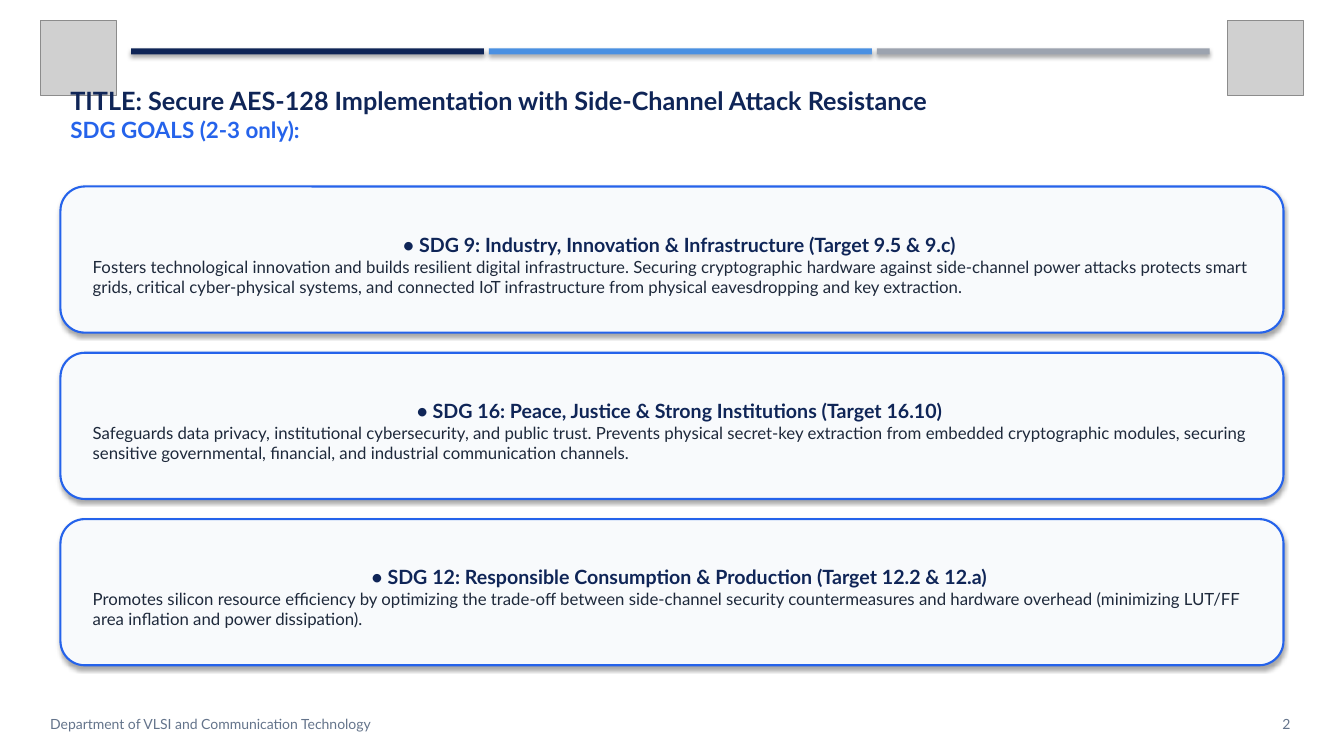
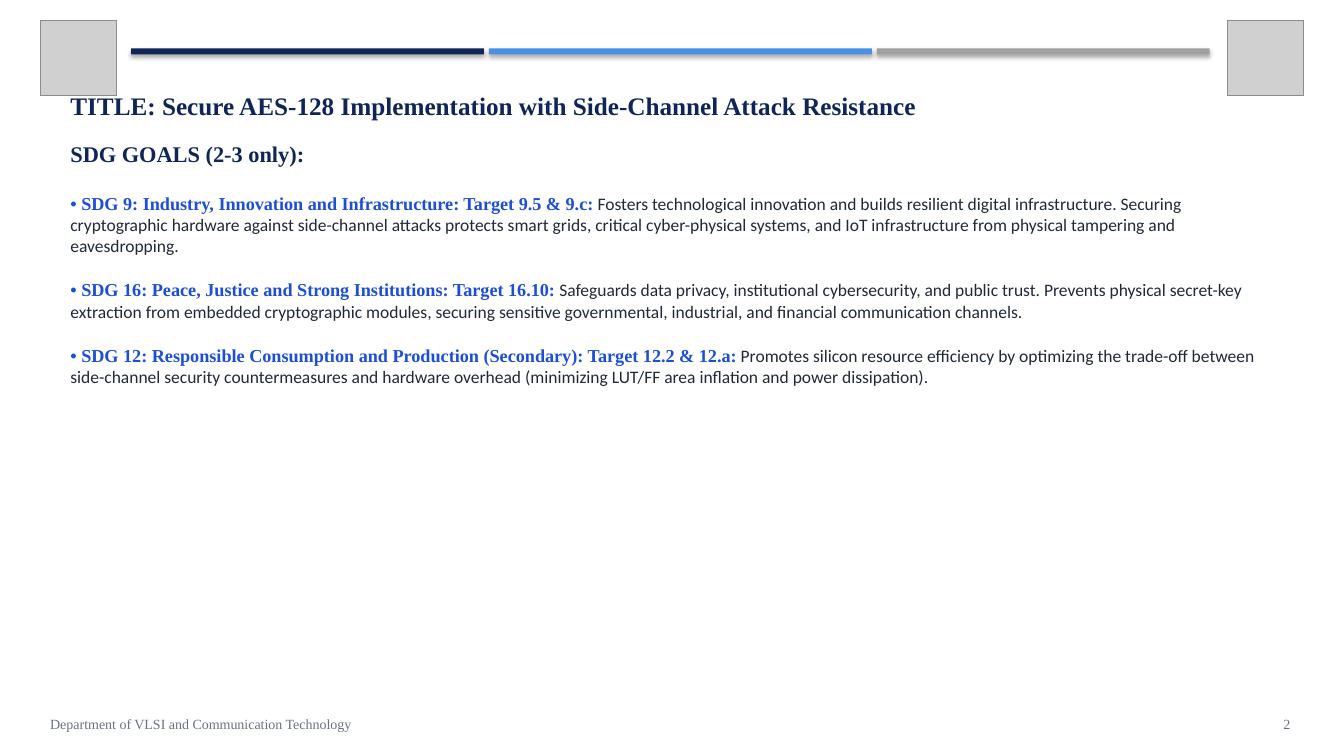
Before and after one commit to realrish29/secure-aes-128, a slide deck: slide 2 of Project_Presentation_Review_2.pptx. Drawn at 1344x756 pixels with LibreOffice and Linux fonts; fonts in the diff are those of the drawing; grey boxes stand for pictures. Boxes give left, top, right and bottom in pixels: in the first picture for what was removed or moved away, otherwise in the second. Text is boxed around its words. In the diff, an @@ line names an element or a change of style, - is before the commit and + after.

```diff
--- a/Project_Presentation_Review_2.pptx
+++ b/Project_Presentation_Review_2.pptx
@@ rectangle at (x1=877, y1=48, x2=1210, y2=54): fill #9CA3AF to #A0A0A0 @@
@@ text at (x1=70, y1=95, x2=915, y2=167): font Lato to Times New Roman in "TITLE: Secure AES-128 Implementation with Side-Channel Attac ...", "SDG GOALS (2-3 only):"; text colour #2563EB to #0F2557 in "SDG GOALS (2-3 only):"; more space between paragraphs @@
@@ rounded rectangle removed at (x1=60, y1=187, x2=1284, y2=333) @@
-• SDG 9: Industry, Innovation & Infrastructure (Target 9.5 & 9.c)
-Fosters technological innovation and builds resilient digital infrastructure. Securing cryptographic hardware against side-channel power attacks protects smart grids, critical cyber-physical systems, and connected IoT infrastructure from physical eavesdropping and key extraction.
@@ text at (x1=70, y1=197, x2=1255, y2=386): paragraphs added @@
+• SDG 9: Industry, Innovation and Infrastructure: Target 9.5 & 9.c: Fosters technological innovation and builds resilient digital infrastructure. Securing cryptographic hardware against side-channel attacks protects smart grids, critical cyber-physical systems, and IoT infrastructure from physical tampering and eavesdropping.
+• SDG 16: Peace, Justice and Strong Institutions: Target 16.10: Safeguards data privacy, institutional cybersecurity, and public trust. Prevents physical secret-key extraction from embedded cryptographic modules, securing sensitive governmental, industrial, and financial communication channels.
+• SDG 12: Responsible Consumption and Production (Secondary): Target 12.2 & 12.a: Promotes silicon resource efficiency by optimizing the trade-off between side-channel security countermeasures and hardware overhead (minimizing LUT/FF area inflation and power dissipation).
@@ rounded rectangle removed at (x1=60, y1=353, x2=1284, y2=499) @@
-• SDG 16: Peace, Justice & Strong Institutions (Target 16.10)
-Safeguards data privacy, institutional cybersecurity, and public trust. Prevents physical secret-key extraction from embedded cryptographic modules, securing sensitive governmental, financial, and industrial communication channels.
@@ rounded rectangle removed at (x1=60, y1=519, x2=1284, y2=665) @@
-• SDG 12: Responsible Consumption & Production (Target 12.2 & 12.a)
-Promotes silicon resource efficiency by optimizing the trade-off between side-channel security countermeasures and hardware overhead (minimizing LUT/FF area inflation and power dissipation).
@@ text "Department of VLSI and Communication ..." at (x1=50, y1=719, x2=352, y2=732): font Lato to Times New Roman, text colour #64748B to #6B7280 @@
@@ text "2" at (x1=1283, y1=720, x2=1290, y2=729): font Lato to Times New Roman, text colour #64748B to #6B7280 @@
```
Also in this commit, not shown: 12 other slides changed, 4 other files.
